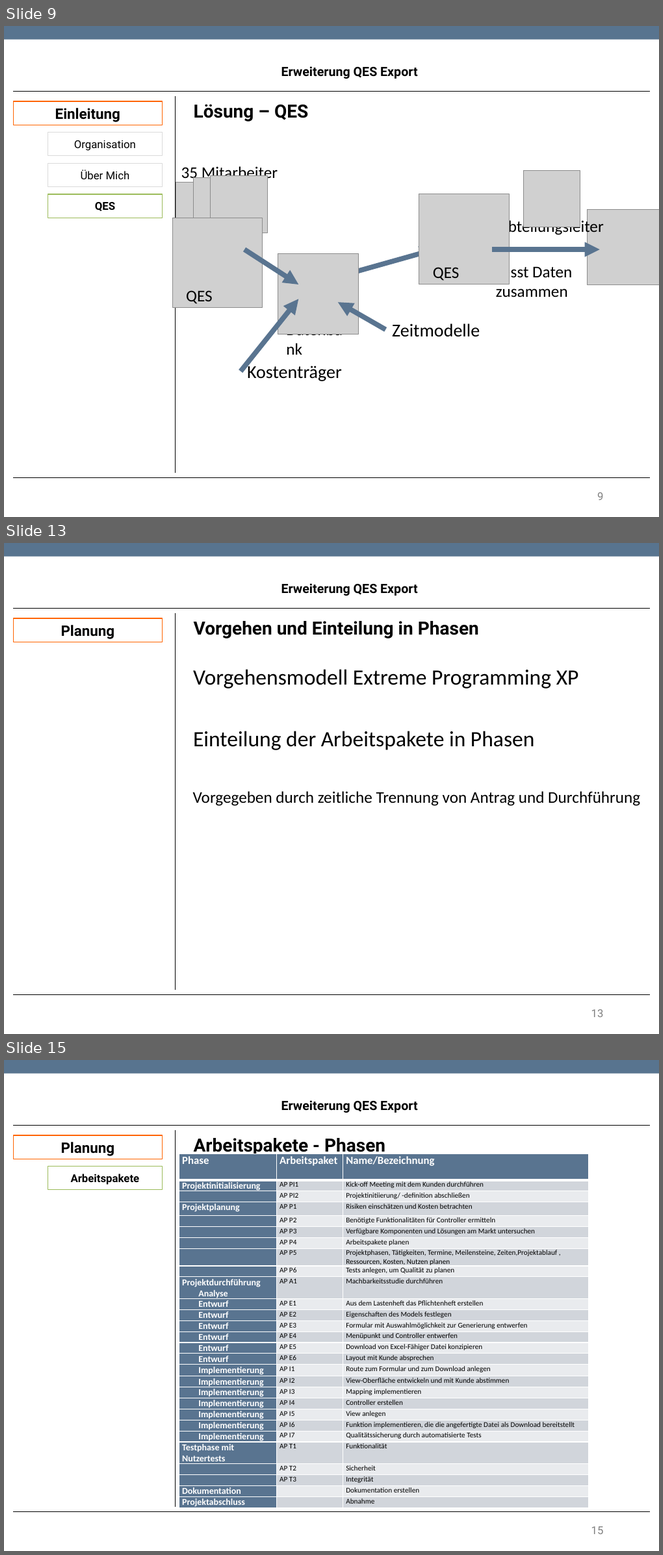
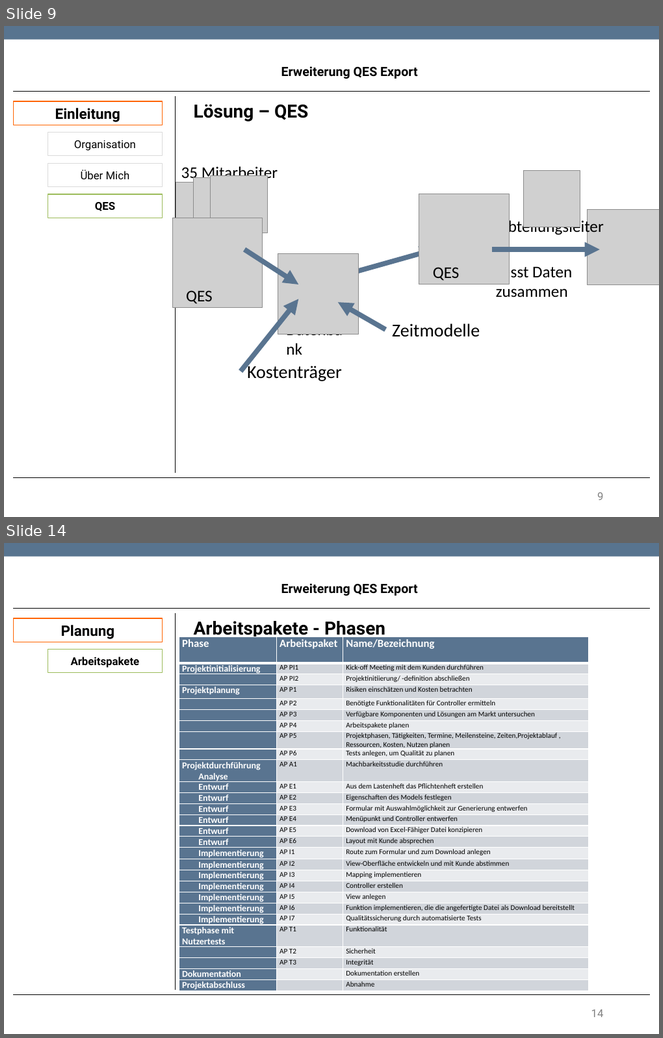
Before and after one commit to TwoHorus/dbExelExportLaravel, a slide deck: DOC/Fachgespraech.pptx. Shown one above the other, each under a label of ours: slides 9, 13 and 15 before the commit, slides 9 and 14 after it; the slides between them are not shown. The pictures are 663x1555 and 663x1038 pixels, drawn with LibreOffice and Linux fonts; fonts in the diff are those of the drawing; grey boxes stand for pictures; background and template pictures are left out. Boxes give left, top, right and bottom in pixels: in the first picture for what was removed or moved away, otherwise in the second. Text is boxed around its words. In the diff, an @@ line names an element or a change of style, - is before the commit and + after.

```diff
--- a/DOC/Fachgespraech.pptx
+++ b/DOC/Fachgespraech.pptx
@@ slide 13 removed at (4, 543, 659, 1034), background #FFFFFF; not listed: 1 template element that a slide beside it also shows @@
@@ text removed at (282, 583, 417, 596) @@
-Erweiterung QES Export
@@ rectangle removed at (13, 618, 163, 642) @@
-Planung
@@ line removed from (13, 608) to (650, 608) @@
@@ line removed from (176, 613) to (176, 990) @@
@@ text removed at (194, 621, 479, 639) @@
-Vorgehen und Einteilung in Phasen
@@ text removed at (193, 669, 579, 689) @@
-Vorgehensmodell Extreme Programming XP
@@ text removed at (193, 731, 535, 750) @@
-Einteilung der Arbeitspakete in Phasen
@@ text removed at (193, 791, 640, 806) @@
-Vorgegeben durch zeitliche Trennung von Antrag und Durchführung
@@ line removed from (13, 995) to (650, 995) @@
@@ page number removed at (592, 1010, 604, 1017) @@
-13
@@ what was slide 15 is now slide 14 @@
@@ page number at (592, 1010, 604, 1017): text changed @@
-15
+14
```
Also in this commit, not shown: 6 slides changed, 1 other slide removed, 1 other file.
